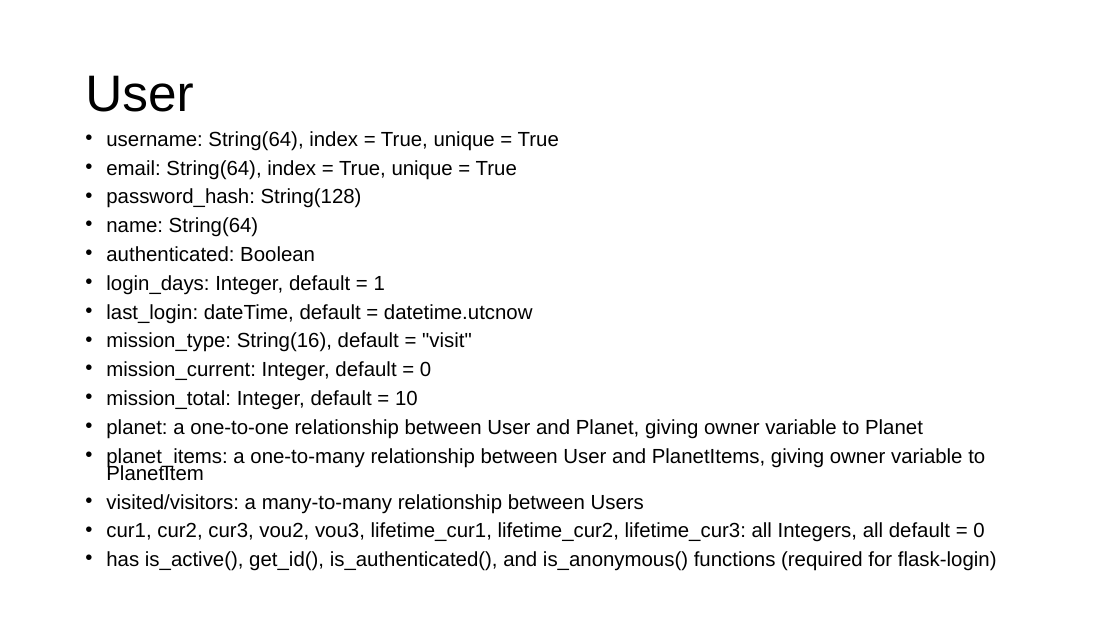
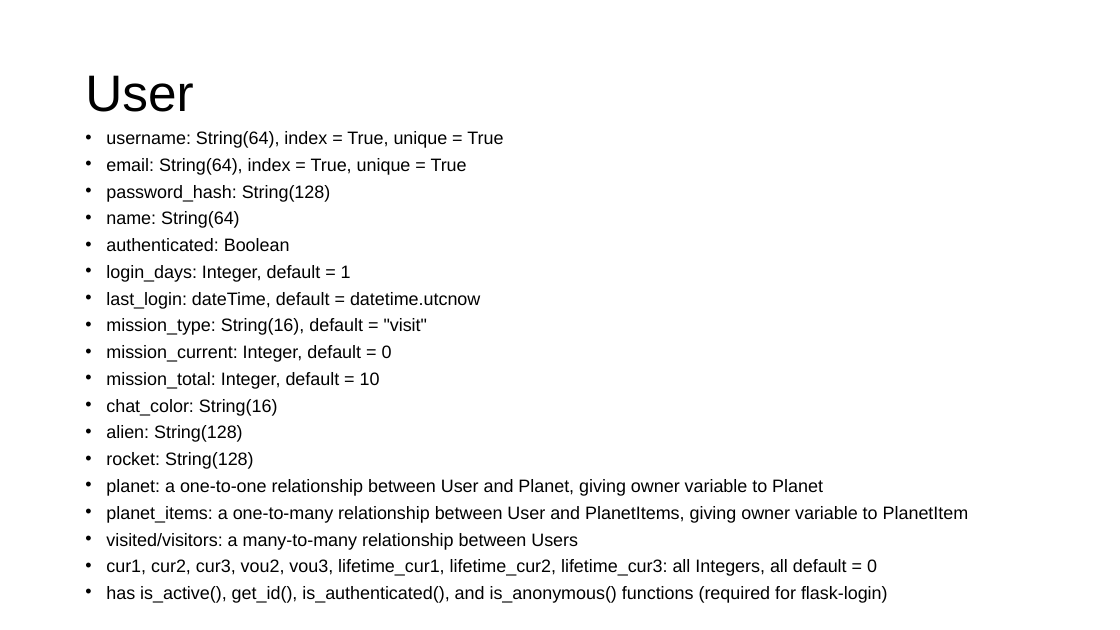
Before and after one commit to gmfk07/iu2018-backend, a slide deck: slide 9 of iu-spec-backend.pptx. Drawn at 1120x630 pixels with LibreOffice and Linux fonts; fonts in the diff are those of the drawing. Boxes give left, top, right and bottom in pixels: in the first picture for what was removed or moved away, otherwise in the second. Text is boxed around its words. In the diff, an @@ line names an element or a change of style, - is before the commit and + after.

Commit message:
User data updated

```diff
--- a/iu-spec-backend.pptx
+++ b/iu-spec-backend.pptx
@@ text at (106,131,969,603): size 17.5 to 15.4 pt @@
@@ text at (106,399,278,469): paragraphs added @@
+• chat_color: String(16)
+• alien: String(128)
+• rocket: String(128)
```
Also in this commit, not shown: 1 other slide changed, 1 slide removed, 5 other files.
